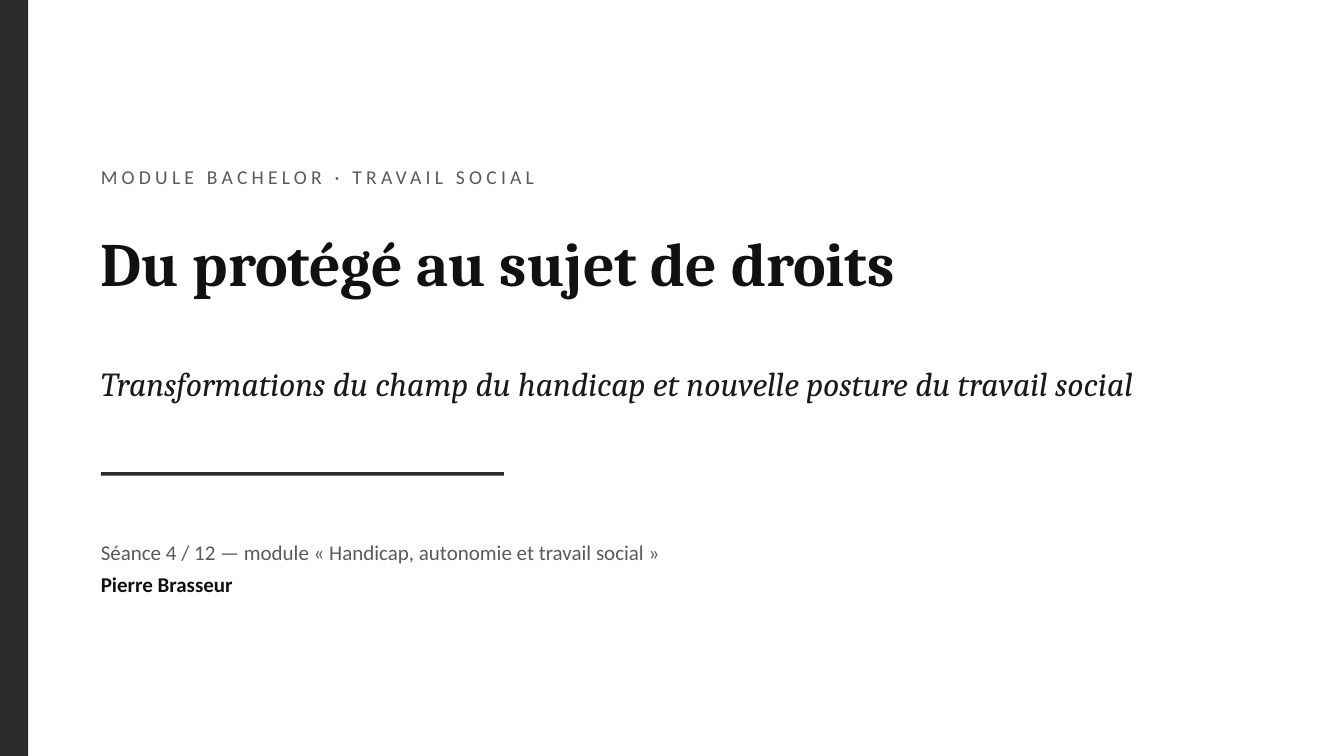
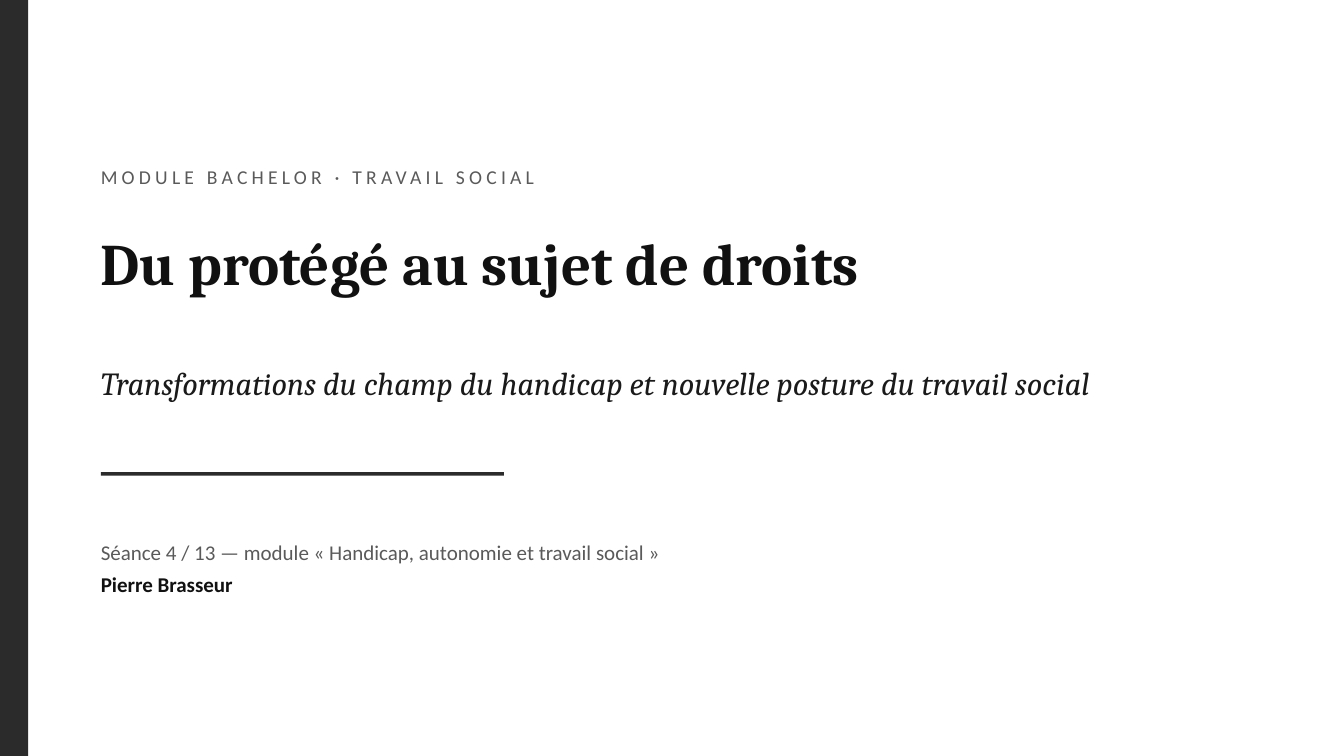
Before and after one commit to pierrebrasseur/cours-handicap-ts, a slide deck: slide 1 of docs/pdfs/Brasseur_lecon_5juin.pptx. Drawn at 1344x756 pixels with LibreOffice and Linux fonts; fonts in the diff are those of the drawing. Boxes give left, top, right and bottom in pixels: in the first picture for what was removed or moved away, otherwise in the second. Text is boxed around its words. In the diff, an @@ line names an element or a change of style, - is before the commit and + after.

```diff
--- a/docs/pdfs/Brasseur_lecon_5juin.pptx
+++ b/docs/pdfs/Brasseur_lecon_5juin.pptx
@@ text "Du protégé au sujet de ..." at (101, 243, 858, 298): size 44 to 42 pt @@
@@ text "Transformations du champ du handicap ..." at (101, 372, 1089, 402): size 24 to 23 pt @@
@@ text at (101, 545, 644, 564): text changed @@
-Séance 4 / 12 — module « Handicap, autonomie et travail social »
+Séance 4 / 13 — module « Handicap, autonomie et travail social »
```
Also in this commit, not shown: 11 other slides changed, 11 slides added, 11 slides removed.
